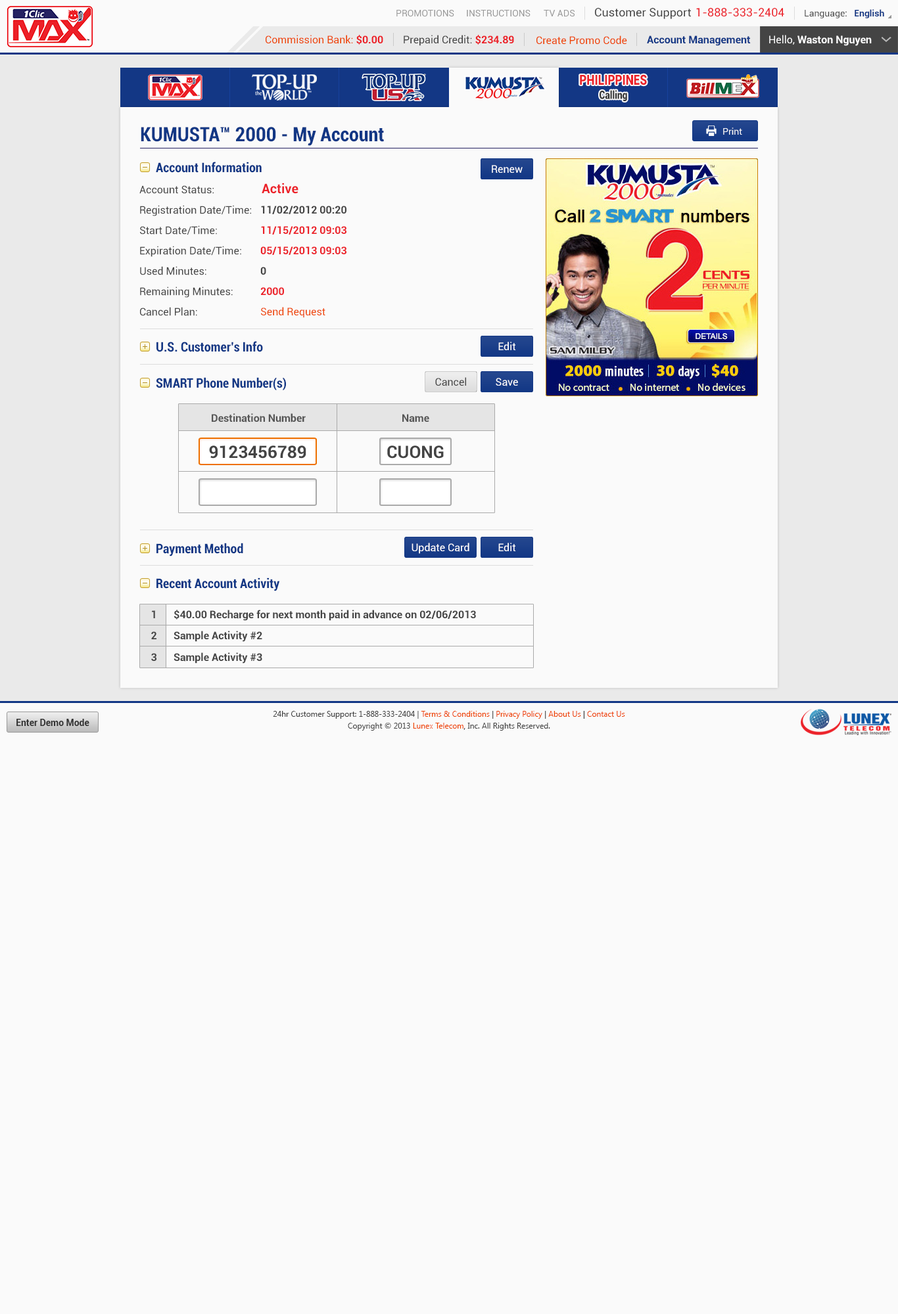
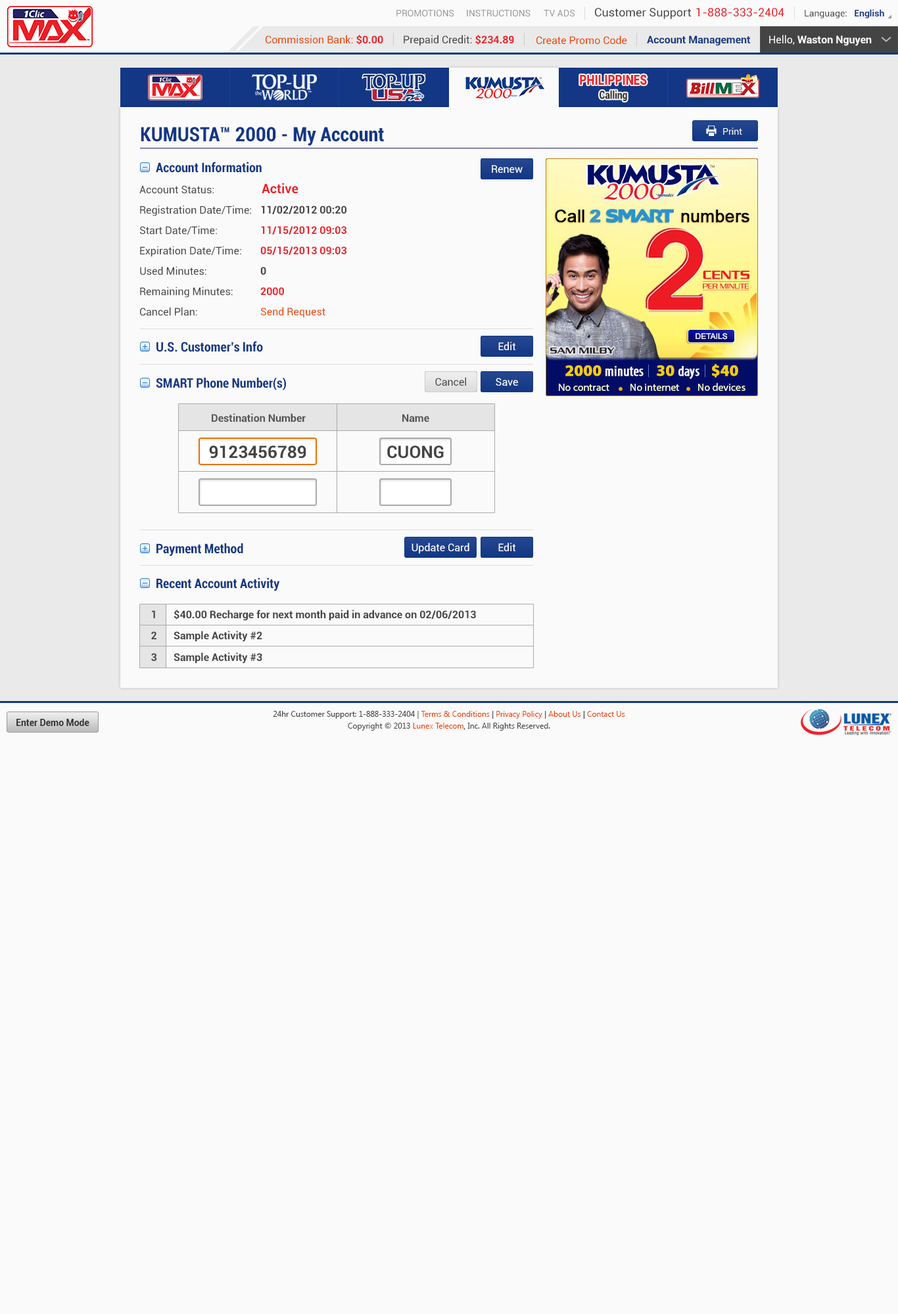
The second 898x1314 image is a revision of the first. Changes to its layers:
painted on "collapse" (1st of 3, in "body" › "content" › "form" › "accinfo") over [139, 162, 150, 173]
painted on "expand" (1st of 2, in "body" › "content" › "form" › "custinfo") over [139, 341, 150, 352]
painted on "collapse" (2nd of 3, in "body" › "content" › "form" › "smart") over [139, 377, 150, 388]
painted on "expand" (2nd of 2, in "body" › "content" › "form" › "payment") over [139, 543, 150, 554]
painted on "collapse" (3rd of 3, in "body" › "content" › "form" › "history") over [139, 578, 150, 589]
